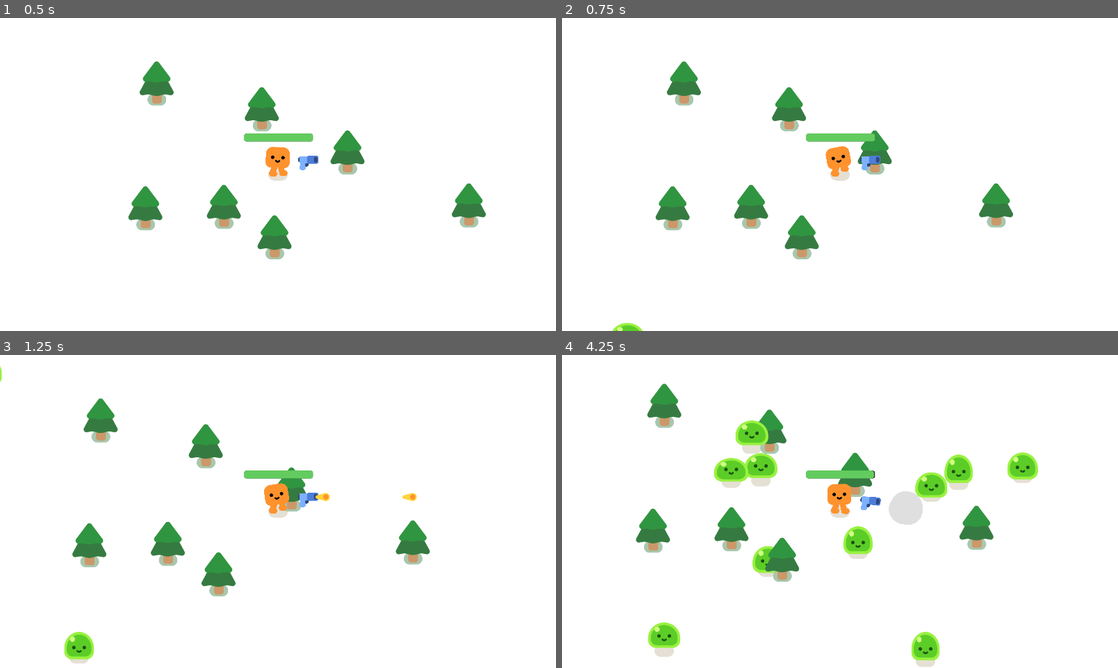
Above: before the commit, frames 1-4 (two rows, left to right).
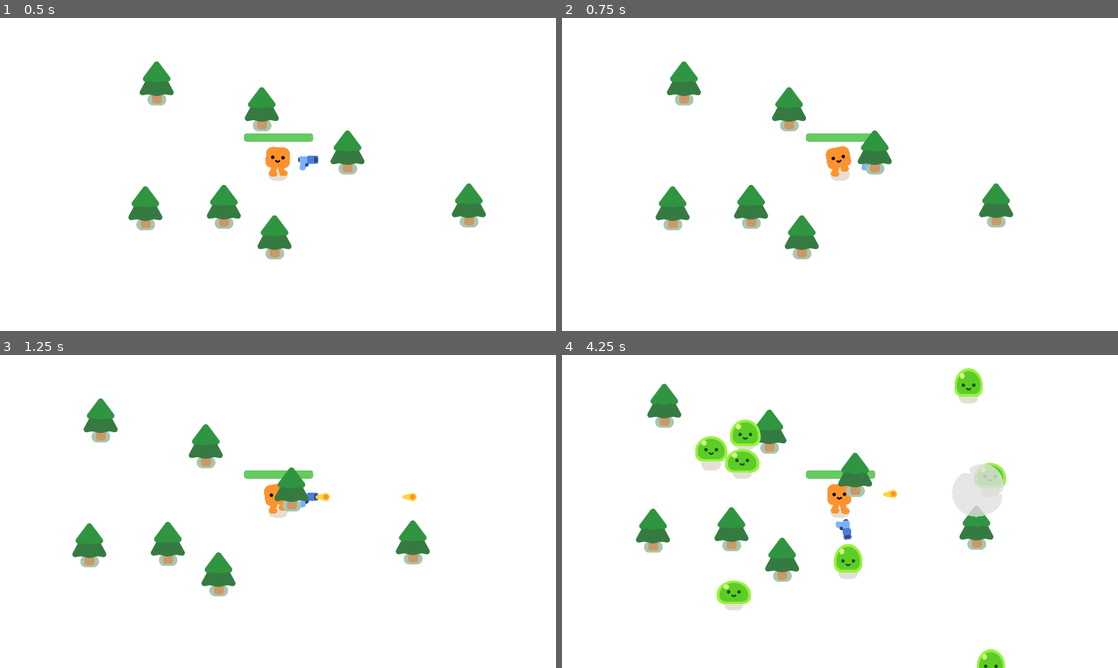
Above: after the commit, the same moments.

Repository: millwardesque/vampire-survivor-tutorial-ex
Game: Godot game, scene res://survivors_game.tscn
Two runs of this game, one before a commit and one after it. Both use one fixed random seed, a clock stepped at 60 frames per second and the inputs below.
Inputs:
- Up to frame 1 (0.5 s): no input
- Up to frame 2 (0.75 s): tap Enter at 0.5 s; hold D (move_right) from 0.53 s (still down)
- Up to frame 3 (1.25 s): keep holding D (move_right)
- Up to frame 4 (4.25 s): release D (move_right) at 1.28 s; hold S (move_down) 1.28-2.03 s; hold D (move_right) 2.03-2.78 s; hold W (move_up) 2.78-3.53 s; hold A (move_left) from 3.53 s (still down)

Frame 1 is identical in both runs. In frame 2, 0.2% of the frame differs, in the area x 9-58%, y 36-100%; in frame 3, 0.7%; in frame 4, 8.3%, in the area x 15-86%, y 4-100%.

Commit message:
[reset-game] Basic reset now works, but doesn't reset any in-game state

Diff:
--- a/Mob.gd
+++ b/Mob.gd
@@ -5,7 +5,7 @@
 
 var health = STARTING_HEALTH
 
-@onready var player = get_node("/root/Game/Player")
+@onready var player = get_node("/root/Game/SandboxLevel/Player")
 
 func _ready():
 	%Slime.play_walk()
--- a/player.gd
+++ b/player.gd
@@ -3,7 +3,7 @@
 signal health_depleted
 
 const MAX_HEALTH = 100.0
-const DAMAGE_RATE_PER_SECOND = 5.0
+const DAMAGE_RATE_PER_SECOND = 30.0
 const MIN_WALK_ANIMATION_THRESHOLD = 0
 const MOVEMENT_SPEED = 600
 
--- a/survivors_game.gd
+++ b/survivors_game.gd
@@ -1,9 +1,5 @@
 extends Node2D
 
-func _ready():
-	spawn_mob()
-	spawn_mob()
-	spawn_mob()
 
 func spawn_mob():
 	var new_mob = preload("res://Mob.tscn").instantiate()
@@ -13,14 +9,19 @@
 
 	add_child(new_mob)
 
-
 func _on_spawn_timer_timeout():
 	spawn_mob()
 
-
 func _on_player_health_depleted():
 	%GameOverScreen.visible = true
-	get_tree().paused = true
+	%SandboxLevel.get_tree().paused = true;
+
+	%Player.health = 1000000 # @DEBUG Temporarily used to prevent re-pausing
+
 
 func _on_reset_game_clicked():
-	print('RESET GAME!')
+	reset_game()
+
+func reset_game():
+	%GameOverScreen.visible = false
+	%SandboxLevel.get_tree().paused = false;
--- a/survivors_game.tscn
+++ b/survivors_game.tscn
@@ -14,47 +14,51 @@
 y_sort_enabled = true
 script = ExtResource("1_wvcjb")
 
-[node name="BackgroundLayer" type="CanvasLayer" parent="."]
+[node name="SandboxLevel" type="Node2D" parent="."]
+unique_name_in_owner = true
+
+[node name="BackgroundLayer" type="CanvasLayer" parent="SandboxLevel"]
 layer = -1
 
-[node name="BackgroundColour" type="ColorRect" parent="BackgroundLayer"]
+[node name="BackgroundColour" type="ColorRect" parent="SandboxLevel/BackgroundLayer"]
 offset_right = 1920.0
 offset_bottom = 1080.0
 
-[node name="Player" parent="." instance=ExtResource("1_ki24f")]
+[node name="Player" parent="SandboxLevel" instance=ExtResource("1_ki24f")]
+unique_name_in_owner = true
 position = Vector2(840, 564)
 
-[node name="SpawnPath" type="Path2D" parent="Player"]
+[node name="SpawnPath" type="Path2D" parent="SandboxLevel/Player"]
 position = Vector2(-840, -564)
 curve = SubResource("Curve2D_qpewy")
 
-[node name="SpawnPathFollower" type="PathFollow2D" parent="Player/SpawnPath"]
+[node name="SpawnPathFollower" type="PathFollow2D" parent="SandboxLevel/Player/SpawnPath"]
 unique_name_in_owner = true
 position = Vector2(2084, -211)
 rotation = 1.56682
 
-[node name="PineTree" parent="." instance=ExtResource("2_auc2b")]
+[node name="PineTree" parent="SandboxLevel" instance=ExtResource("2_auc2b")]
 position = Vector2(422, 305)
 
-[node name="PineTree2" parent="." instance=ExtResource("2_auc2b")]
+[node name="PineTree2" parent="SandboxLevel" instance=ExtResource("2_auc2b")]
 position = Vector2(785, 394)
 
-[node name="PineTree3" parent="." instance=ExtResource("2_auc2b")]
+[node name="PineTree3" parent="SandboxLevel" instance=ExtResource("2_auc2b")]
 position = Vector2(829, 836)
 
-[node name="PineTree4" parent="." instance=ExtResource("2_auc2b")]
+[node name="PineTree4" parent="SandboxLevel" instance=ExtResource("2_auc2b")]
 position = Vector2(1081, 543)
 
-[node name="PineTree5" parent="." instance=ExtResource("2_auc2b")]
+[node name="PineTree5" parent="SandboxLevel" instance=ExtResource("2_auc2b")]
 position = Vector2(654, 731)
 
-[node name="PineTree6" parent="." instance=ExtResource("2_auc2b")]
+[node name="PineTree6" parent="SandboxLevel" instance=ExtResource("2_auc2b")]
 position = Vector2(383, 736)
 
-[node name="PineTree7" parent="." instance=ExtResource("2_auc2b")]
+[node name="PineTree7" parent="SandboxLevel" instance=ExtResource("2_auc2b")]
 position = Vector2(1500, 726)
 
-[node name="SpawnTimer" type="Timer" parent="."]
+[node name="SpawnTimer" type="Timer" parent="SandboxLevel"]
 wait_time = 0.3
 autostart = true
 
@@ -102,6 +106,6 @@
 theme_override_font_sizes/font_size = 40
 text = "Restart game"
 
-[connection signal="health_depleted" from="Player" to="." method="_on_player_health_depleted"]
-[connection signal="timeout" from="SpawnTimer" to="." method="_on_spawn_timer_timeout"]
+[connection signal="health_depleted" from="SandboxLevel/Player" to="." method="_on_player_health_depleted"]
+[connection signal="timeout" from="SandboxLevel/SpawnTimer" to="." method="_on_spawn_timer_timeout"]
 [connection signal="pressed" from="GameOverScreen/Button" to="." method="_on_reset_game_clicked"]
Not shown, changed: README.md
